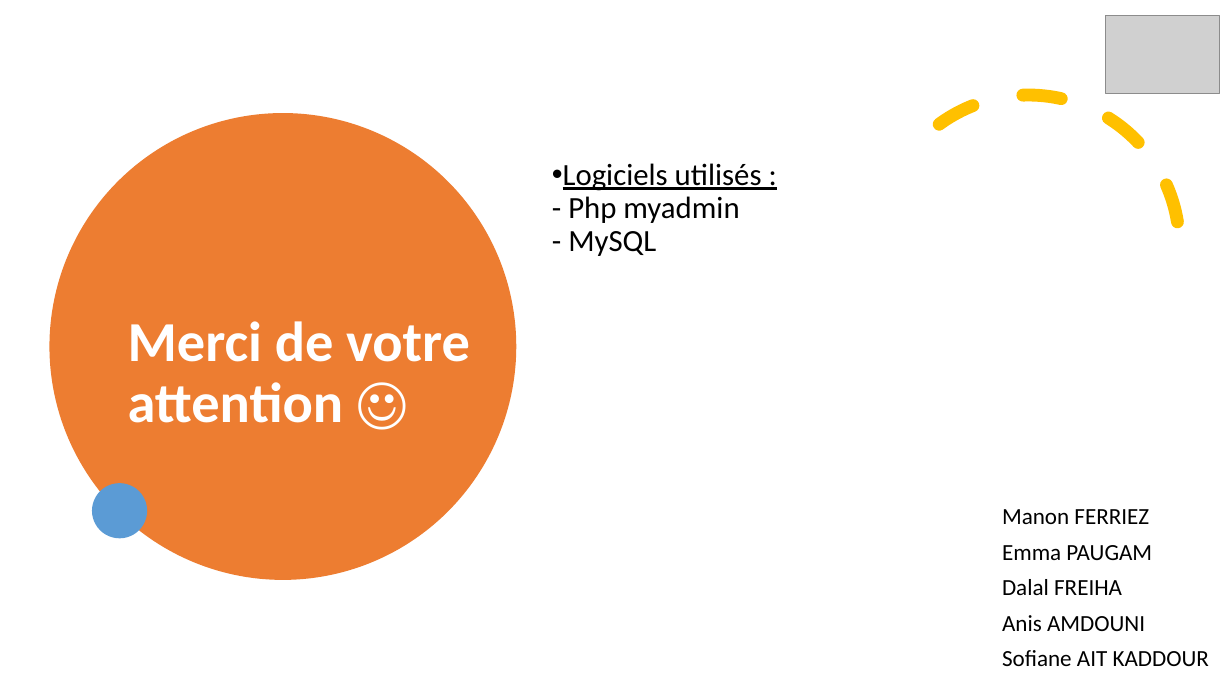
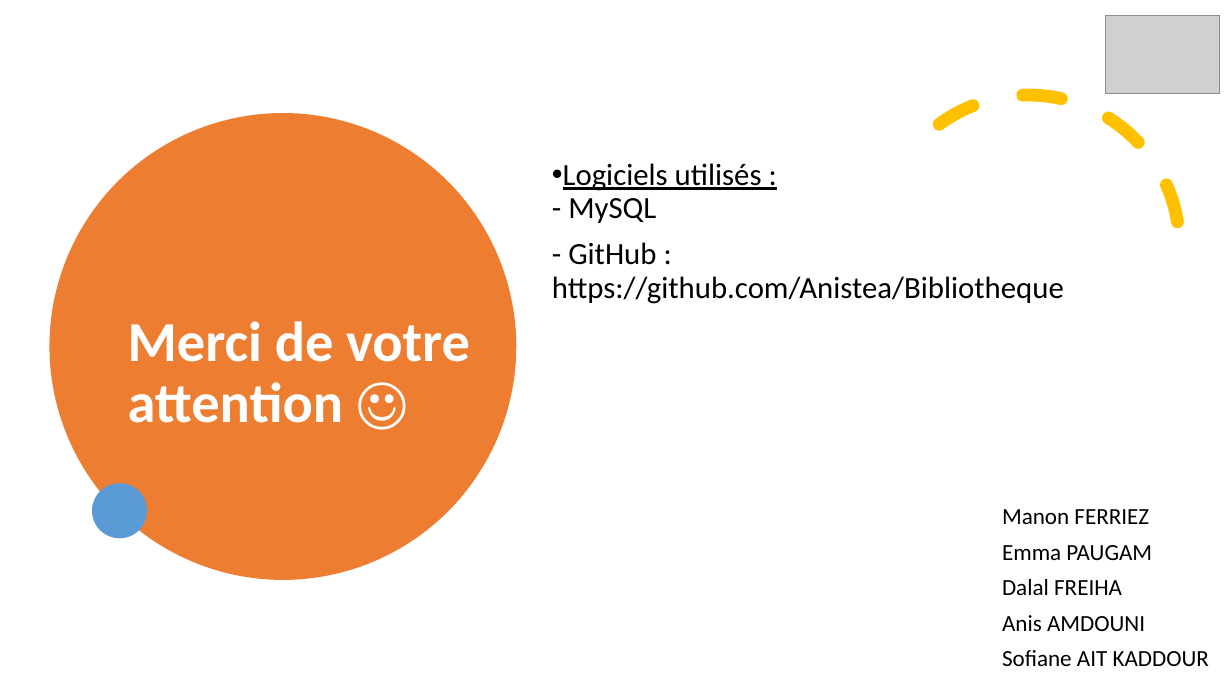
Before and after one commit to Anistea/Biblioth-que, a slide deck: slide 27 of PowerPoint_Projet Panorama base de données.pptx. Drawn at 1232x693 pixels with LibreOffice and Linux fonts; fonts in the diff are those of the drawing; grey boxes stand for pictures. Boxes give left, top, right and bottom in pixels: in the first picture for what was removed or moved away, otherwise in the second. Text is boxed around its words. In the diff, an @@ line names an element or a change of style, - is before the commit and + after.

Commit message:
Modif powerpoint

```diff
--- a/PowerPoint_Projet Panorama base de données.pptx
+++ b/PowerPoint_Projet Panorama base de données.pptx
@@ subtitle at [552, 163, 1064, 304]: text changed @@
-• Logiciels utilisés :
-  - Php myadmin
-  - MySQL
+• Logiciels utilisés :
+  - MySQL
+- GitHub : https://github.com/Anistea/Bibliotheque
```
